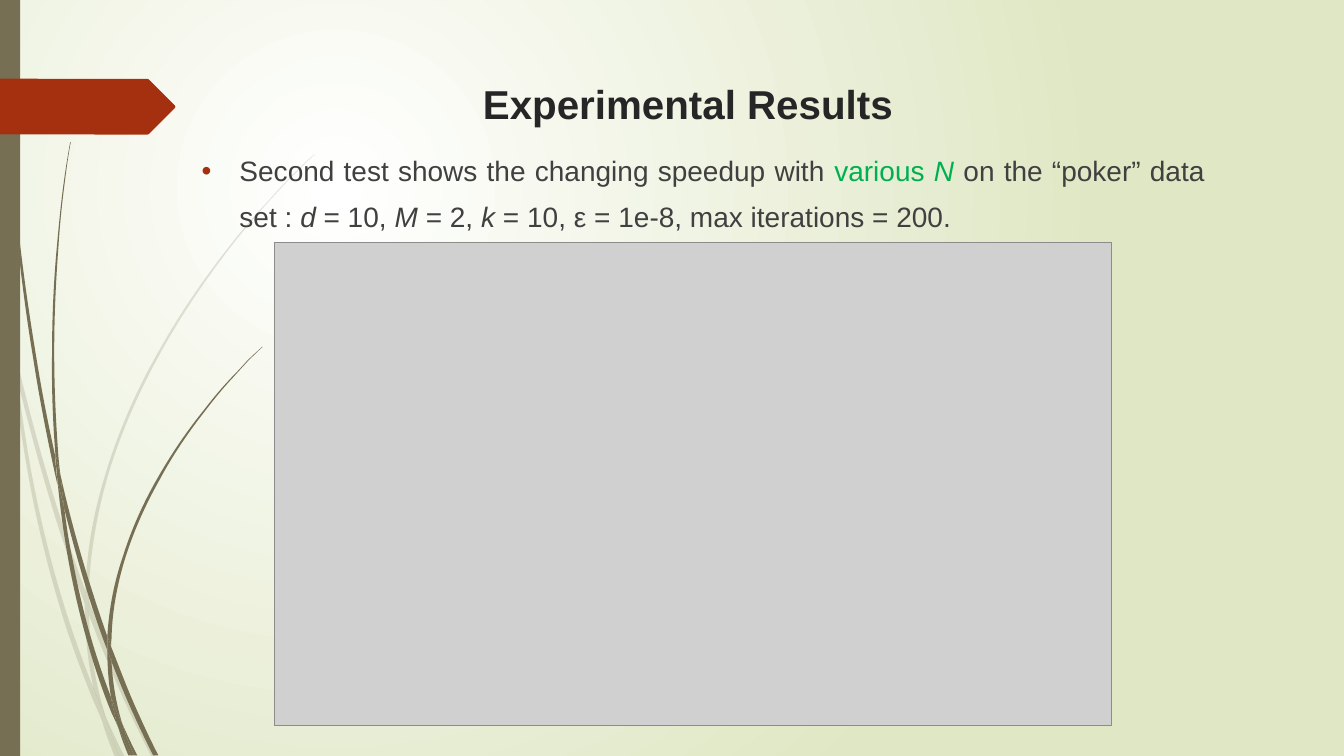
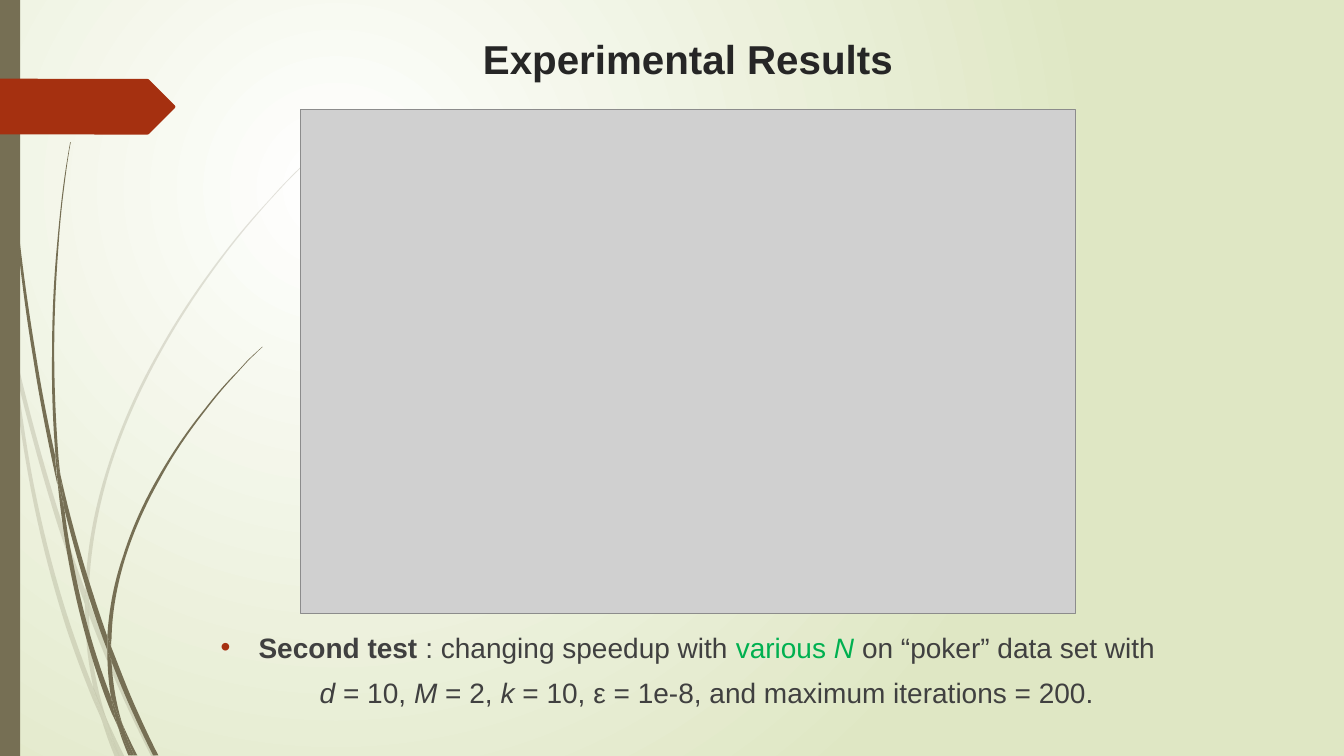
Before and after one commit to trungvdhp/master-ntou, a slide deck: slide 28 of ImageProcessing/Speeding up GFKM.pptx. Drawn at 1344x756 pixels with LibreOffice and Linux fonts; fonts in the diff are those of the drawing; grey boxes stand for pictures. Boxes give left, top, right and bottom in pixels: in the first picture for what was removed or moved away, otherwise in the second. Text is boxed around its words. In the diff, an @@ line names an element or a change of style, - is before the commit and + after.

```diff
--- a/ImageProcessing/Speeding up GFKM.pptx
+++ b/ImageProcessing/Speeding up GFKM.pptx
@@ title "Experimental Results": place and size @@
-title "Experimental Results" at [483,89,893,127]
+title "Experimental Results" at [483,44,893,82]
@@ picture: place and size @@
-picture at [274,243,1112,726]
+picture at [300,109,1076,613]
@@ text at [259,637,1155,707]: text changed @@
-• Second test shows the changing speedup with various N on the “poker” data set : d = 10, M = 2, k = 10, ε = 1e-8, max iterations = 200.
+• Second test : changing speedup with various N on “poker” data set with d = 10, M = 2, k = 10, ε = 1e-8, and maximum iterations = 200.
```
Also in this commit, not shown: 7 other slides changed, 4 slides added.
